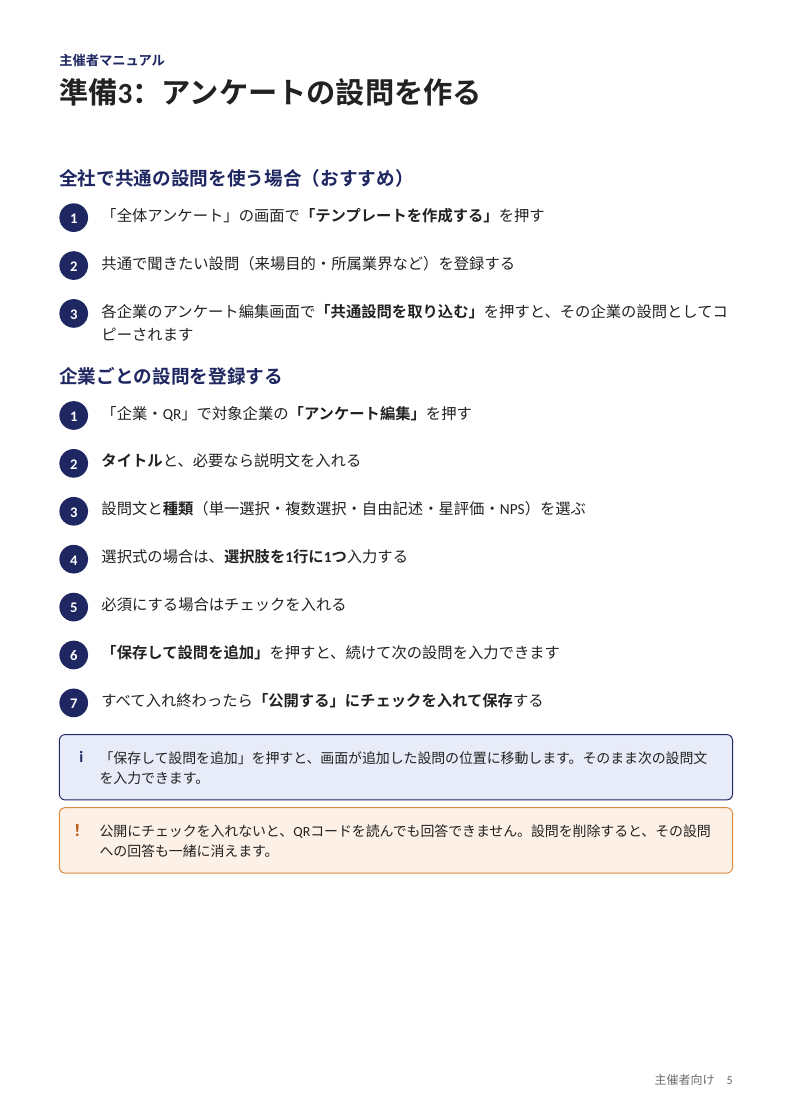
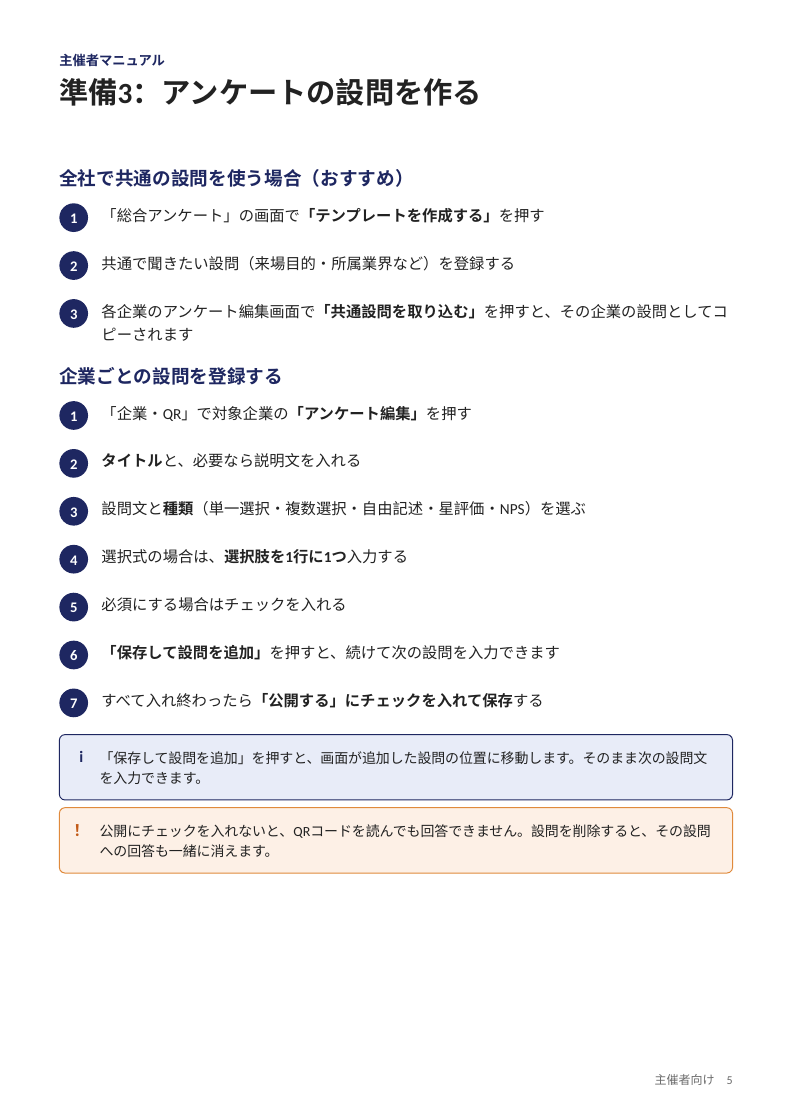
Before and after one commit to nisplus/enque, a slide deck: slide 5 of docs/manual-organizer.pptx. Drawn at 792x1120 pixels with LibreOffice and Linux fonts; fonts in the diff are those of the drawing. Boxes give left, top, right and bottom in pixels: in the first picture for what was removed or moved away, otherwise in the second. Text is boxed around its words. In the diff, an @@ line names an element or a change of style, - is before the commit and + after.

```diff
--- a/docs/manual-organizer.pptx
+++ b/docs/manual-organizer.pptx
@@ text at (x1=101, y1=208, x2=544, y2=223): text changed @@
-「全体アンケート」の画面で「テンプレートを作成する」を押す
+「総合アンケート」の画面で「テンプレートを作成する」を押す
```
Also in this commit, not shown: 7 other slides changed, 44 other files.
